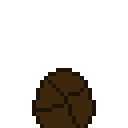
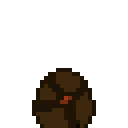
Two versions of the same layered image (128 × 128). Layer-by-layer changes:
painted on "Background" over (36, 76, 88, 128)
